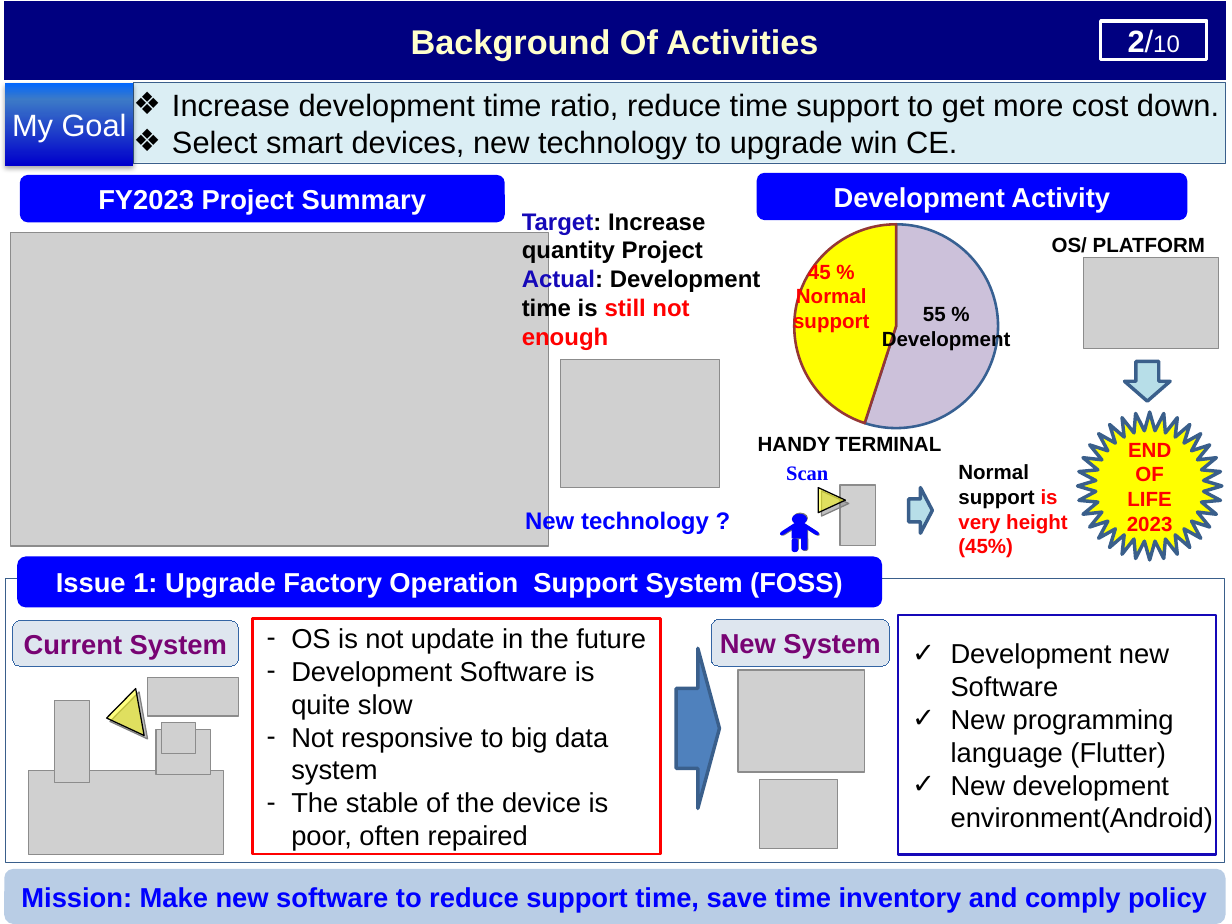
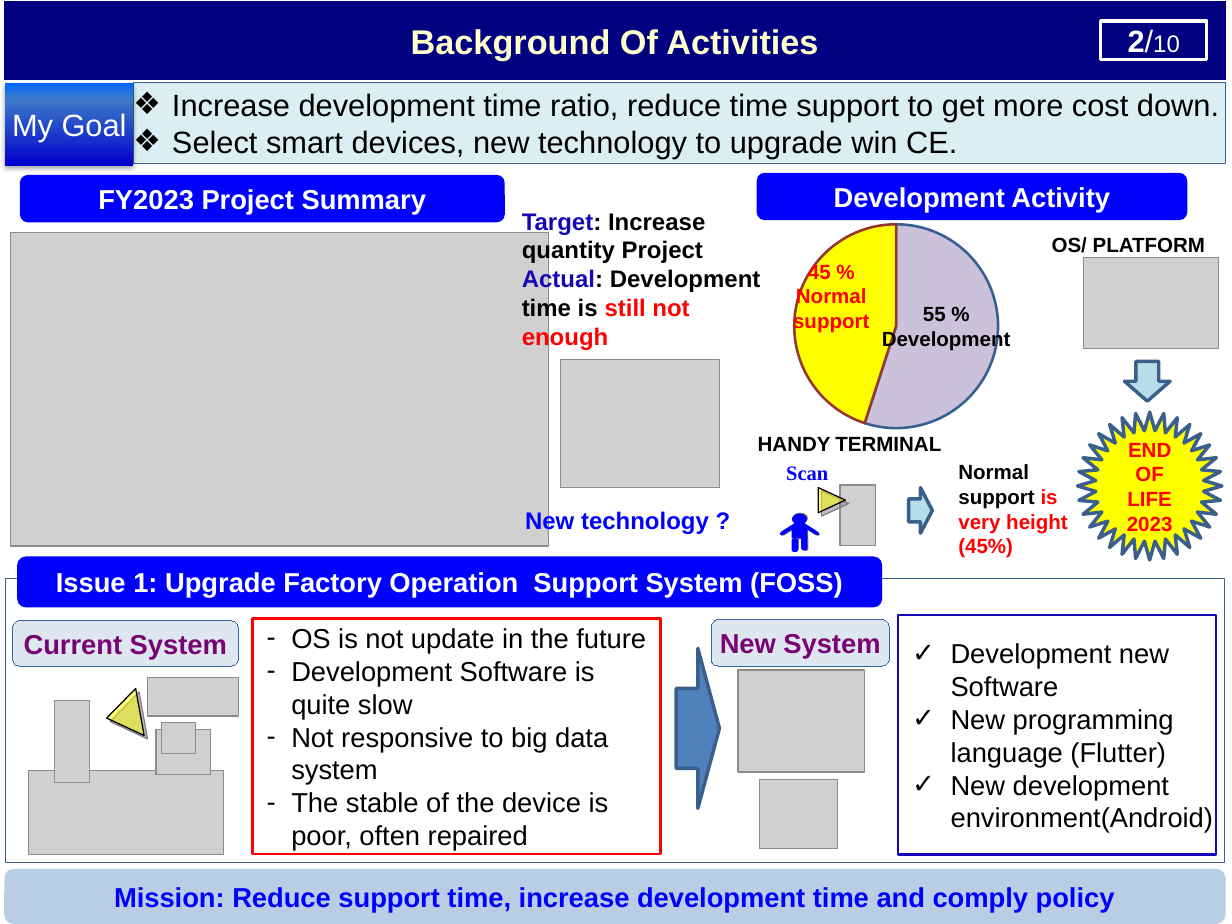
Before and after one commit to thietbicongnghevietnam/ReportPSNV, a slide deck: slide 3 of Report_test.pptx. Drawn at 1232x924 pixels with LibreOffice and Linux fonts; fonts in the diff are those of the drawing; grey boxes stand for pictures; background and template pictures are left out. Boxes give left, top, right and bottom in pixels: in the first picture for what was removed or moved away, otherwise in the second. Text is boxed around its words. In the diff, an @@ line names an element or a change of style, - is before the commit and + after.

Commit message:
11022024a

```diff
--- a/Report_test.pptx
+++ b/Report_test.pptx
@@ text in rounded rectangle at (114, 887, 1115, 913): text changed @@
-Mission: Make new software to reduce support time, save time inventory and comply policy
+Mission: Reduce support time, increase development time and comply policy
```
Also in this commit, not shown: 1 other slide changed.
